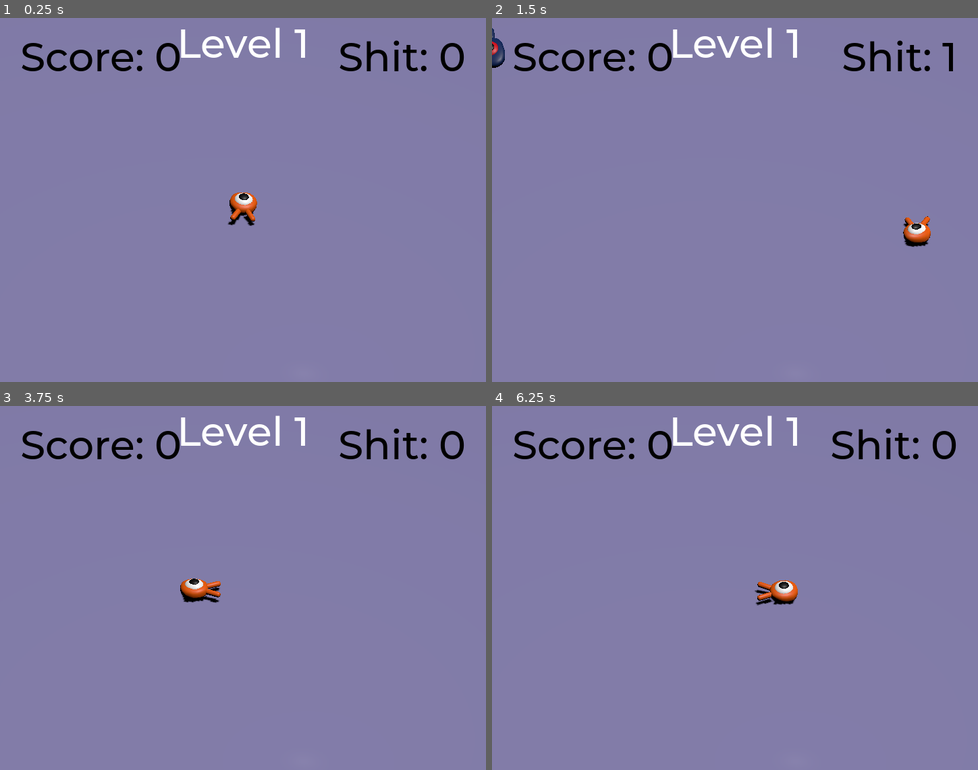
Above: before the commit, frames 1-4 (two rows, left to right).
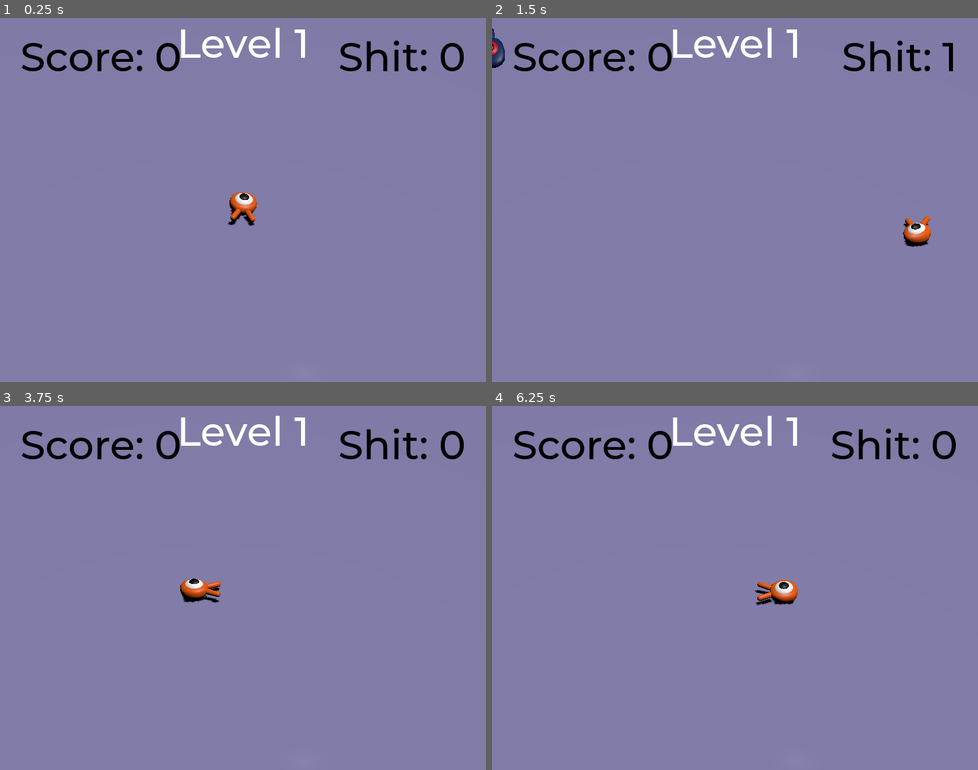
Above: after the commit, the same moments.

Repository: nilodude/squash_the_creeps_start_1.1.0
Game: Godot game, scene res://main.tscn
The game is run twice, just before and just after one commit, with the same random seed, the same clock (stepped at 60 frames per second) and the same inputs.
Inputs:
- Up to frame 1 (0.25 s): no input
- Up to frame 2 (1.5 s): tap Enter (ui_accept) at 0.5 s; hold D (move_right) 0.53-1.28 s; tap Space (jump) at 0.77 s; hold S (move_back) from 1.28 s (still down)
- Up to frame 3 (3.75 s): tap Space (jump) at 1.52, 3.02 s; release S (move_back) at 2.03 s; hold D (move_right) 2.03-2.78 s; hold W (move_forward) 2.78-3.53 s; tap Enter (ui_accept) at 3.5 s; hold A (move_left) from 3.53 s (still down)
- Up to frame 4 (6.25 s): tap Space (jump) at 3.77, 4.52, 6.02 s; release A (move_left) at 5.03 s; hold S (move_back) 5.03-5.78 s; hold D (move_right) from 5.78 s (still down)

The runs differ from the first frame. In frame 1, less than 0.1% of the frame differs, in the area x 47-53%, y 47-57%; in frame 2, less than 0.1%; in frame 3, less than 0.1%, in the area x 37-46%, y 47-54%; in frame 4, less than 0.1%.

Commit message:
improved animation

Diff:
--- a/player.tscn
+++ b/player.tscn
@@ -8,7 +8,7 @@
 
 [sub_resource type="Animation" id="Animation_86qoi"]
 resource_name = "float"
-length = 1.21
+length = 2.4
 loop_mode = 1
 tracks/0/type = "value"
 tracks/0/imported = false
@@ -17,10 +17,10 @@
 tracks/0/interp = 2
 tracks/0/loop_wrap = true
 tracks/0/keys = {
-"times": PackedFloat32Array(0.2, 0.8, 1.2),
-"transitions": PackedFloat32Array(1, 1, 1),
+"times": PackedFloat32Array(0.2, 0.8, 1.2, 1.4, 2, 2.4),
+"transitions": PackedFloat32Array(1, 1, 1, 1, 1, 1),
 "update": 0,
-"values": [Vector3(0, 0.19, 0), Vector3(0, 0.55, 0), Vector3(0, 0.35, 0)]
+"values": [Vector3(0, 0.19, 0), Vector3(0, 0.55, 0), Vector3(0, 0.35, 0), Vector3(0, 0.19, 0), Vector3(0, 0.55, 0), Vector3(0, 0.35, 0)]
 }
 tracks/1/type = "value"
 tracks/1/imported = false
@@ -29,10 +29,10 @@
 tracks/1/interp = 2
 tracks/1/loop_wrap = true
 tracks/1/keys = {
-"times": PackedFloat32Array(0.2, 0.6, 1, 1.2),
-"transitions": PackedFloat32Array(1, 1.18921, 1, 1),
+"times": PackedFloat32Array(0.2, 0.6, 1, 1.2, 1.4, 1.8, 2.2, 2.4),
+"transitions": PackedFloat32Array(1, 1.18921, 1, 1, 1, 1.18921, 1, 1),
 "update": 0,
-"values": [Vector3(0, 0, -0.0785398), Vector3(0.139626, 0, 0.0750492), Vector3(-0.0802851, 0, -0.0174533), Vector3(-0.139626, 0, 0)]
+"values": [Vector3(0, 0, -0.113446), Vector3(0.139626, 0, 0.0750492), Vector3(-0.0802851, 0, -0.0174533), Vector3(-0.139626, 0, -0.0349066), Vector3(0, 0, -0.113446), Vector3(0.139626, 0, -0.0750492), Vector3(-0.0802851, 0, -0.0174533), Vector3(-0.139626, 0, 0.0349066)]
 }
 
 [sub_resource type="Animation" id="Animation_2rmm6"]
